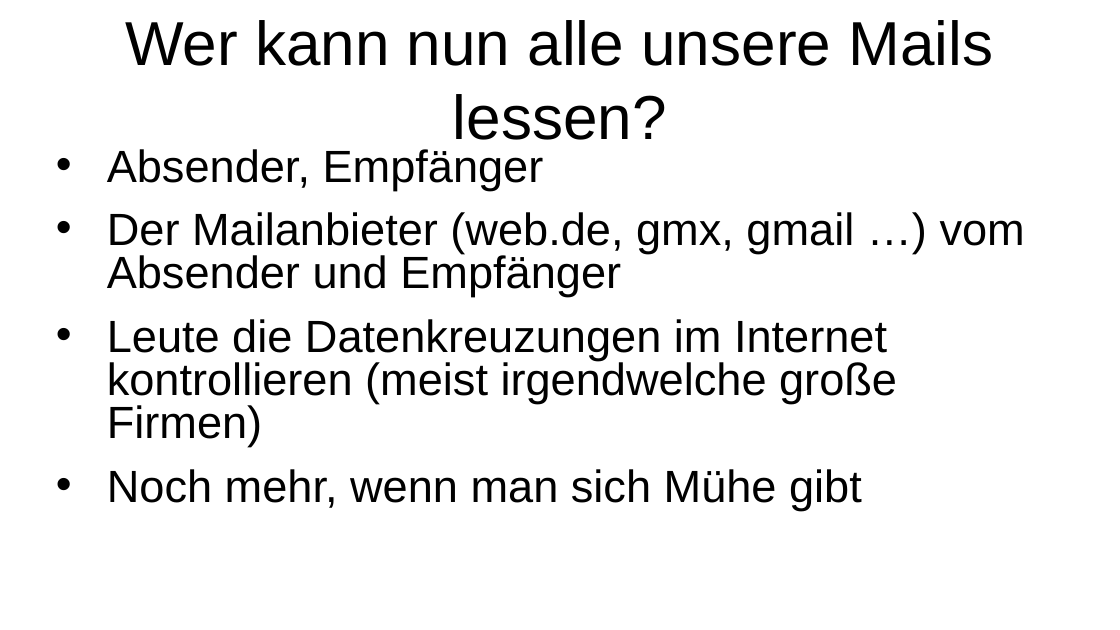
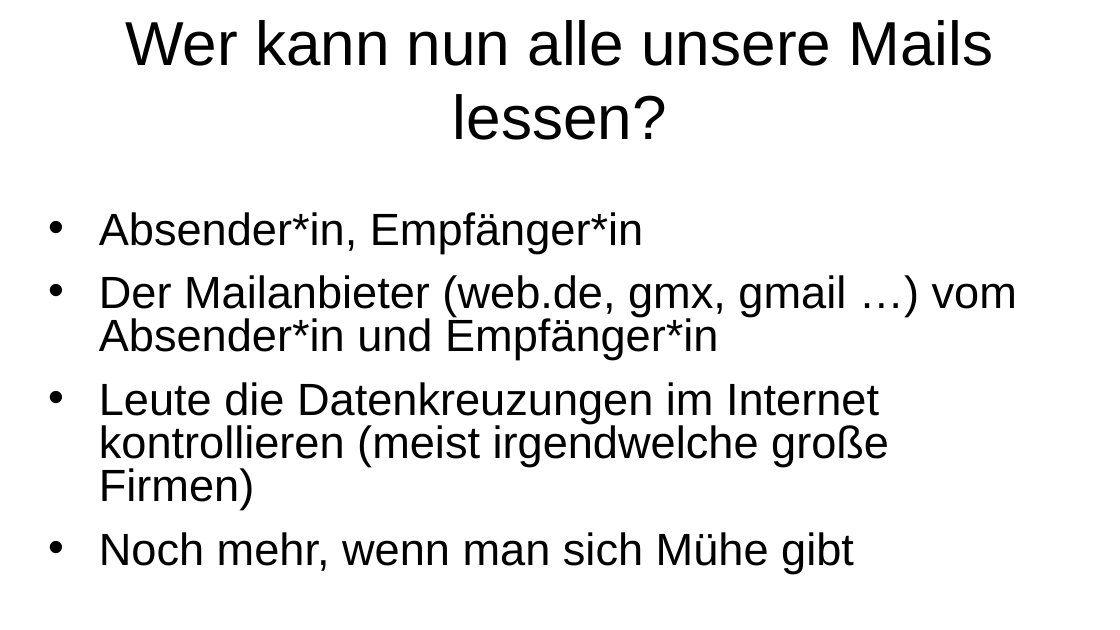
Before and after one commit to binary-bugs/mailVerschluesselung, a slide deck: slide 12 of präsi e-mail verschlüsselung.odp. Drawn at 1120x630 pixels with LibreOffice and Linux fonts; fonts in the diff are those of the drawing. Boxes give left, top, right and bottom in pixels: in the first picture for what was removed or moved away, otherwise in the second. Text is boxed around its words. In the diff, an @@ line names an element or a change of style, - is before the commit and + after.

Commit message:
layout gender stuff

```diff
--- a/präsi e-mail verschlüsselung.odp
+++ b/präsi e-mail verschlüsselung.odp
@@ text "Absender*in, Empfänger*in": place and size @@
-text "Absender*in, Empfänger*in" at <box>107,149,1025,510</box>
+text "Absender*in, Empfänger*in" at <box>99,212,1017,573</box>
@@ text at <box>99,212,1017,360</box>: text changed @@
-• Absender, Empfänger
-• Der Mailanbieter (web.de, gmx, gmail …) vom Absender und Empfänger
+• Absender*in, Empfänger*in
+• Der Mailanbieter (web.de, gmx, gmail …) vom Absender*in und Empfänger*in
```
Also in this commit, not shown: 4 other slides changed.
